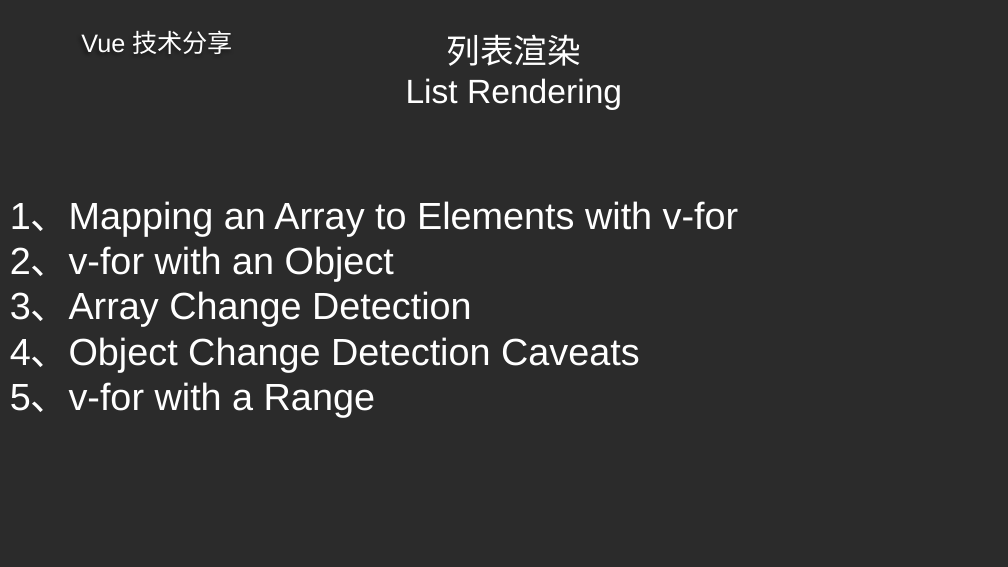
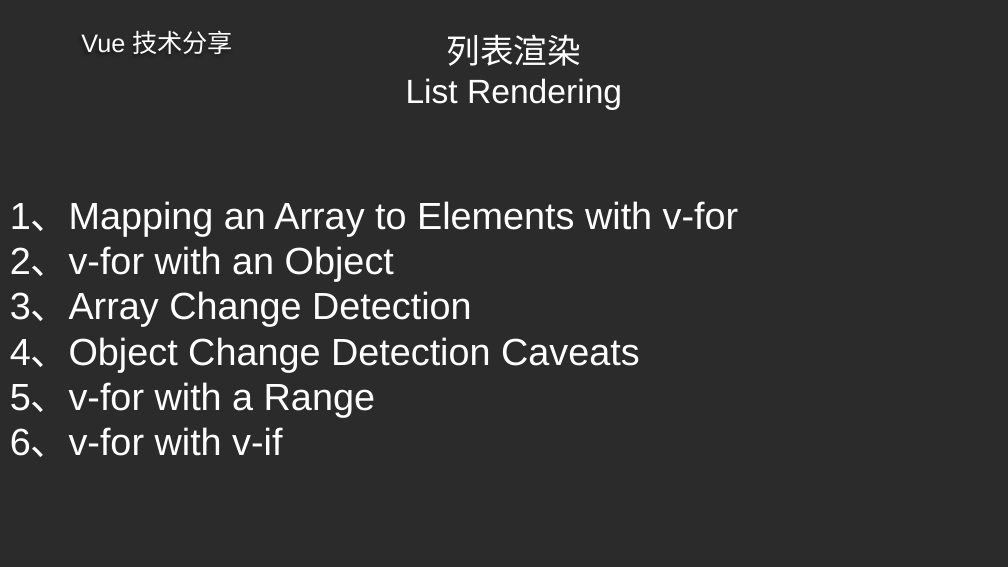
Before and after one commit to ldjdd/traing-library, a slide deck: slide 33 of vue/成稿20180523.pptx. Drawn at 1008x567 pixels with LibreOffice and Linux fonts; fonts in the diff are those of the drawing; background and template pictures are left out; a plain dark background stands for a picture behind light text. Boxes give left, top, right and bottom in pixels: in the first picture for what was removed or moved away, otherwise in the second. Text is boxed around its words. In the diff, an @@ line names an element or a change of style, - is before the commit and + after.

```diff
--- a/vue/成稿20180523.pptx
+++ b/vue/成稿20180523.pptx
@@ text at <box>10,427,282,457</box>: paragraph added @@
+6、v-for with v-if
```
Also in this commit, not shown: 2 slides added, 27 other files.
